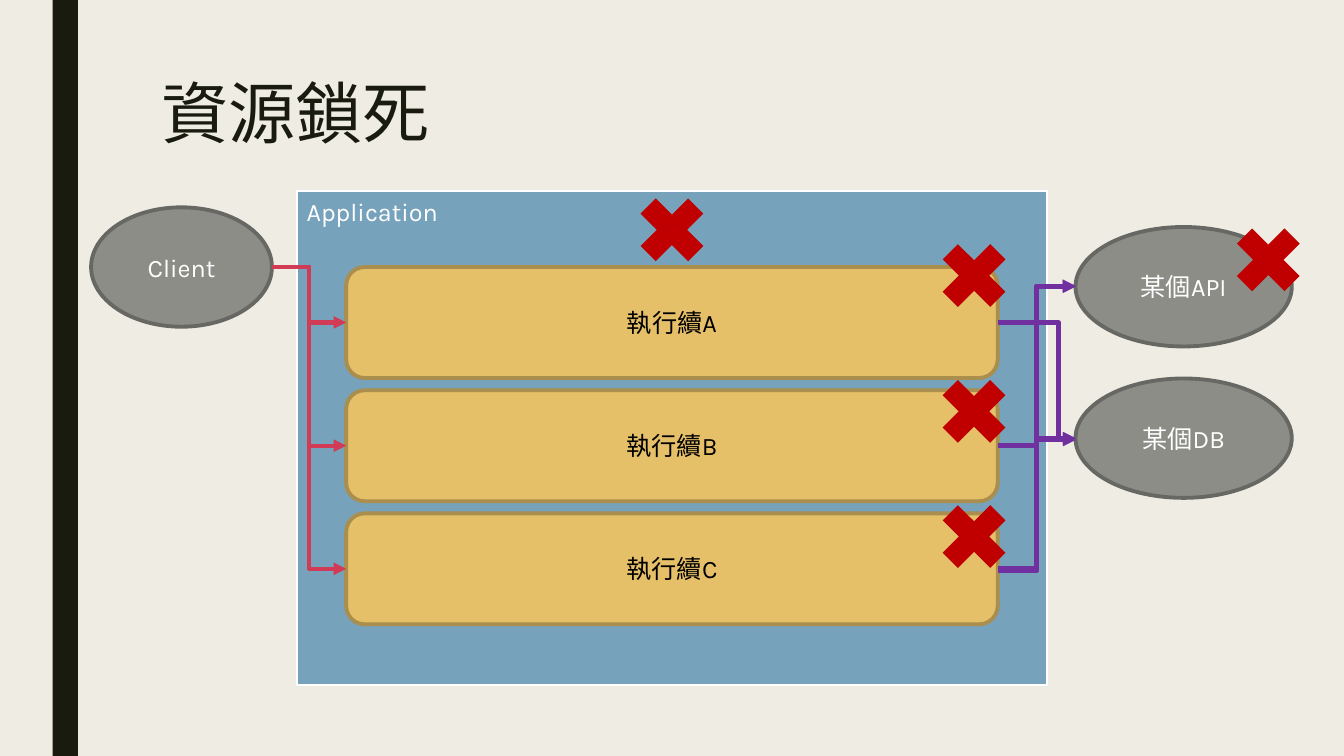
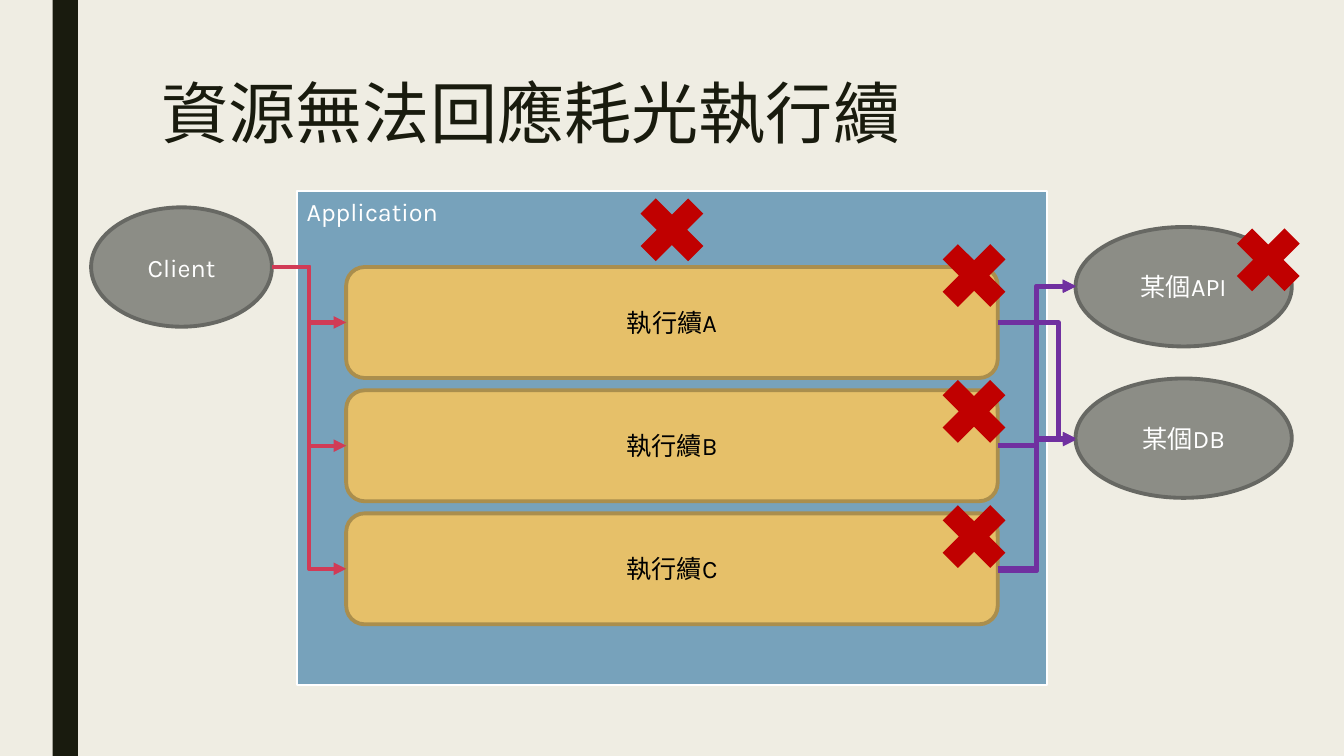
Before and after one commit to ryans610/.NET-Async-Basic, a slide deck: slide 17 of .NET非同步入門.pptx. Drawn at 1344x756 pixels with LibreOffice and Linux fonts; fonts in the diff are those of the drawing. Boxes give left, top, right and bottom in pixels: in the first picture for what was removed or moved away, otherwise in the second. Text is boxed around its words. In the diff, an @@ line names an element or a change of style, - is before the commit and + after.

```diff
--- a/.NET非同步入門.pptx
+++ b/.NET非同步入門.pptx
@@ title at [161,80,900,144]: text changed @@
-資源鎖死
+資源無法回應耗光執行續
```
Also in this commit, not shown: 3 other slides changed, 1 other file.
